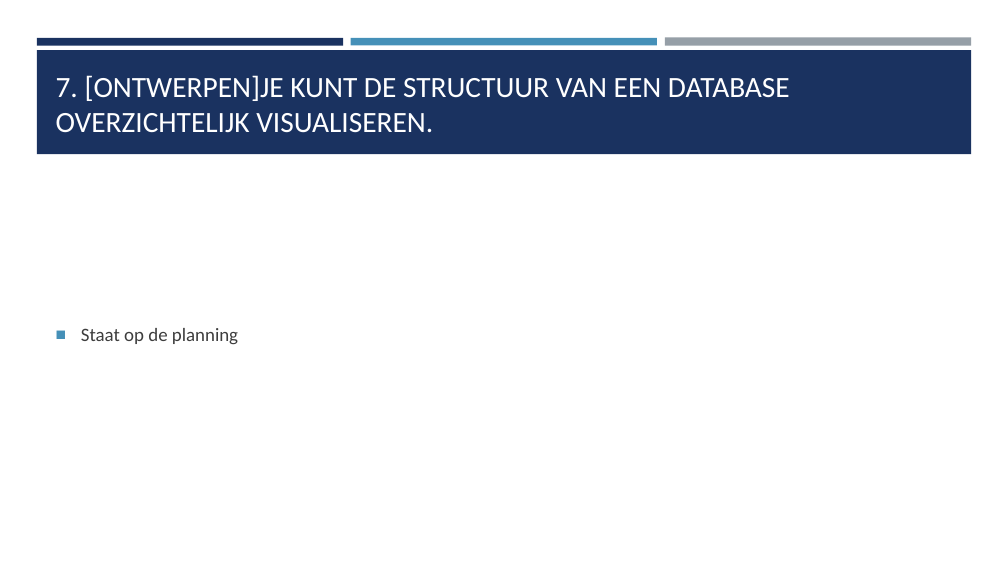
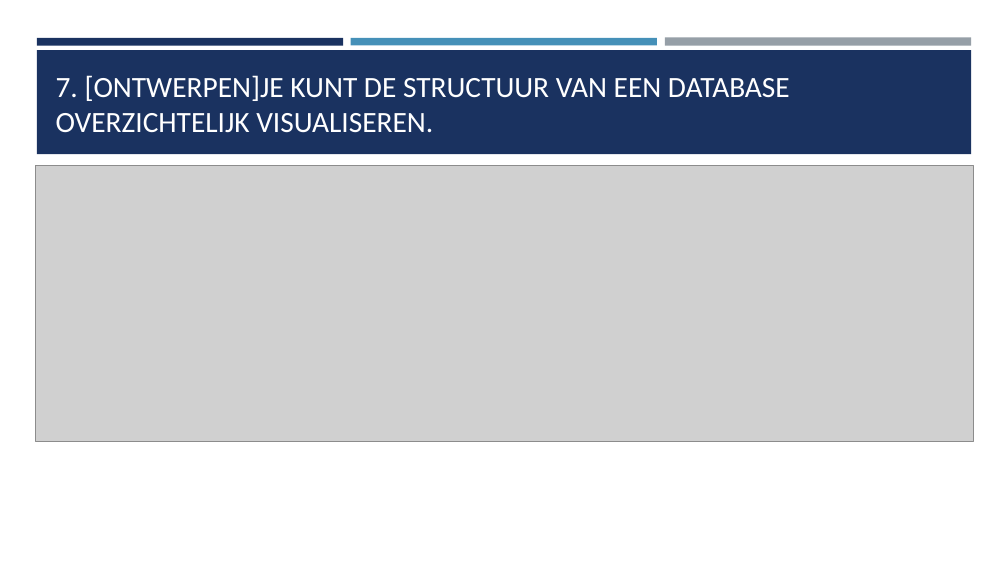
Before and after one commit to BruddaCode/Project-3-4-Bank, a slide deck: slide 6 of documentatie/po presentaties/60% presentatie.pptm. Drawn at 1008x567 pixels with LibreOffice and Linux fonts; fonts in the diff are those of the drawing; grey boxes stand for pictures. Boxes give left, top, right and bottom in pixels: in the first picture for what was removed or moved away, otherwise in the second. Text is boxed around its words. In the diff, an @@ line names an element or a change of style, - is before the commit and + after.

```diff
--- a/documentatie/po presentaties/60% presentatie.pptm
+++ b/documentatie/po presentaties/60% presentatie.pptm
@@ picture added at <box>36,166,973,441</box> @@
@@ text removed at <box>81,328,238,345</box> @@
-■ Staat op de planning
```
Also in this commit, not shown: 8 other slides changed, 1 slide removed, 2 other files.
